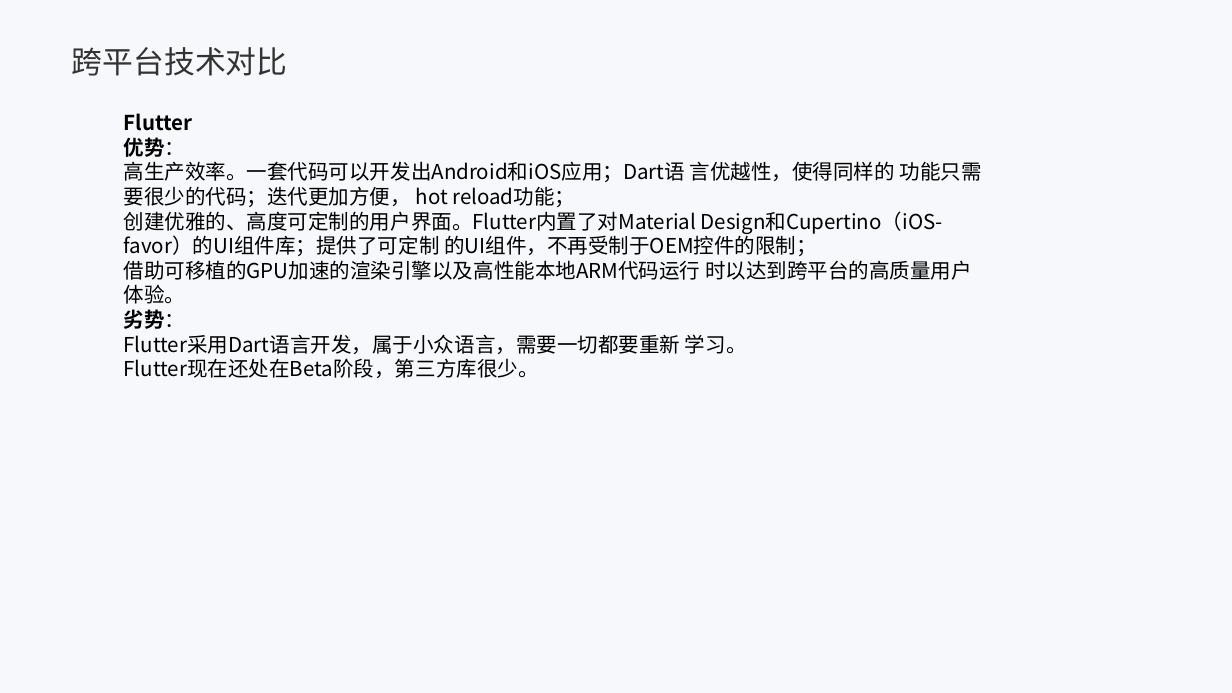
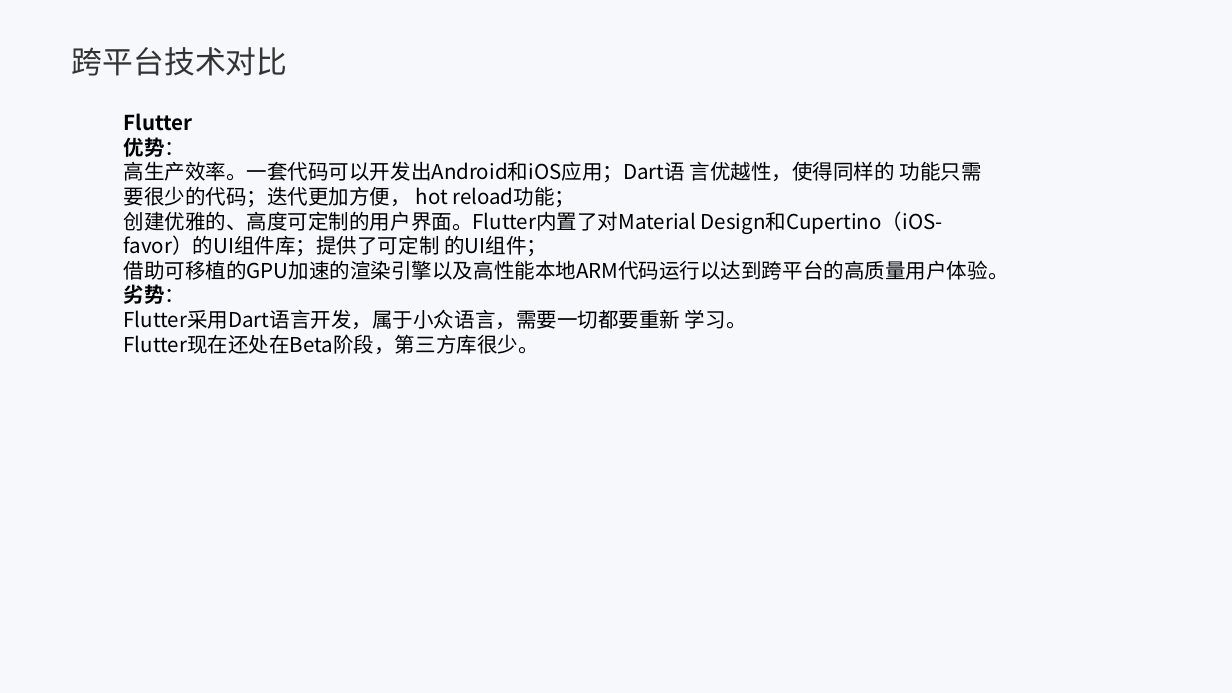
Before and after one commit to fenglipk/react-native-demo, a slide deck: slide 10 of 移动端开发分享.pptx. Drawn at 1232x693 pixels with LibreOffice and Linux fonts; fonts in the diff are those of the drawing; background and template pictures are left out. Boxes give left, top, right and bottom in pixels: in the first picture for what was removed or moved away, otherwise in the second. Text is boxed around its words. In the diff, an @@ line names an element or a change of style, - is before the commit and + after.

```diff
--- a/移动端开发分享.pptx
+++ b/移动端开发分享.pptx
@@ text at [124,211,1009,280]: text changed @@
-创建优雅的、高度可定制的用户界面。Flutter内置了对Material Design和Cupertino（iOS-favor）的UI组件库；提供了可定制 的UI组件，不再受制于OEM控件的限制；
-借助可移植的GPU加速的渲染引擎以及高性能本地ARM代码运行 时以达到跨平台的高质量用户体验。
+创建优雅的、高度可定制的用户界面。Flutter内置了对Material Design和Cupertino（iOS-favor）的UI组件库；提供了可定制 的UI组件；
+借助可移植的GPU加速的渲染引擎以及高性能本地ARM代码运行以达到跨平台的高质量用户体验。
```
Also in this commit, not shown: 7 other slides changed, 2 other files.
